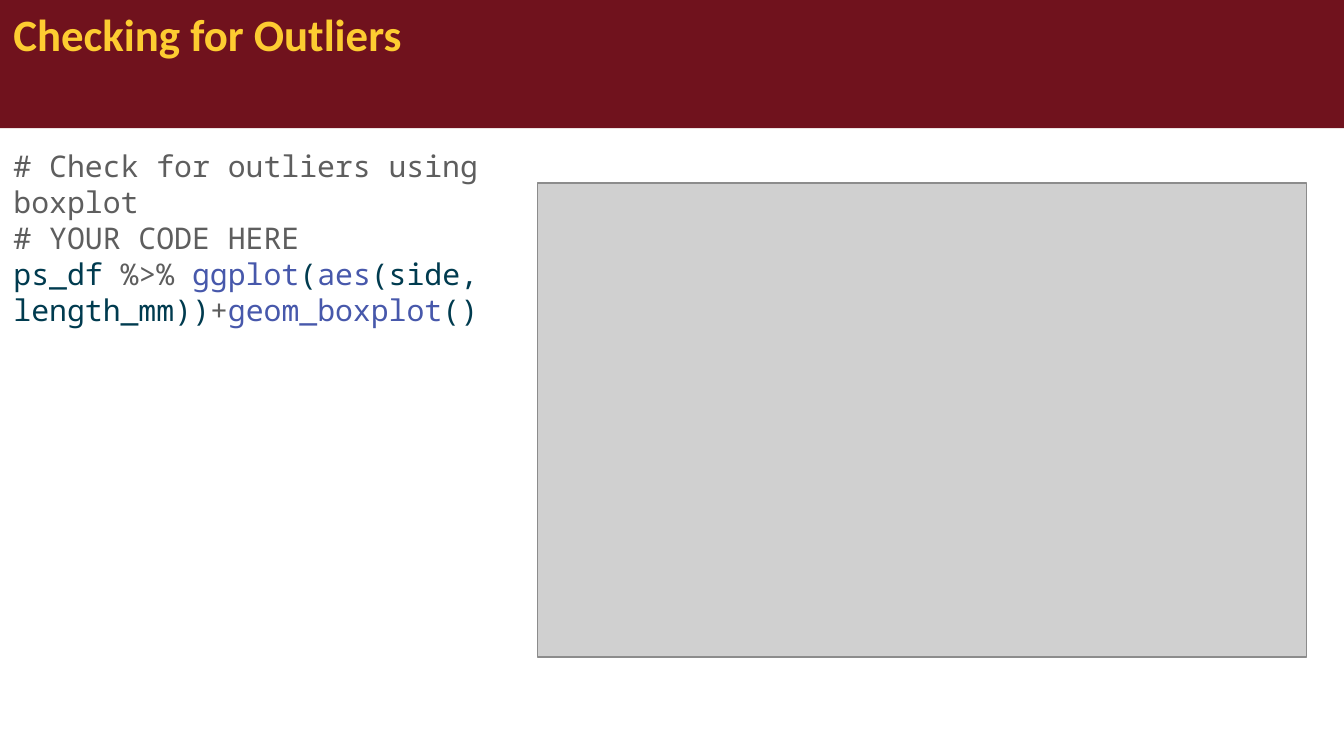
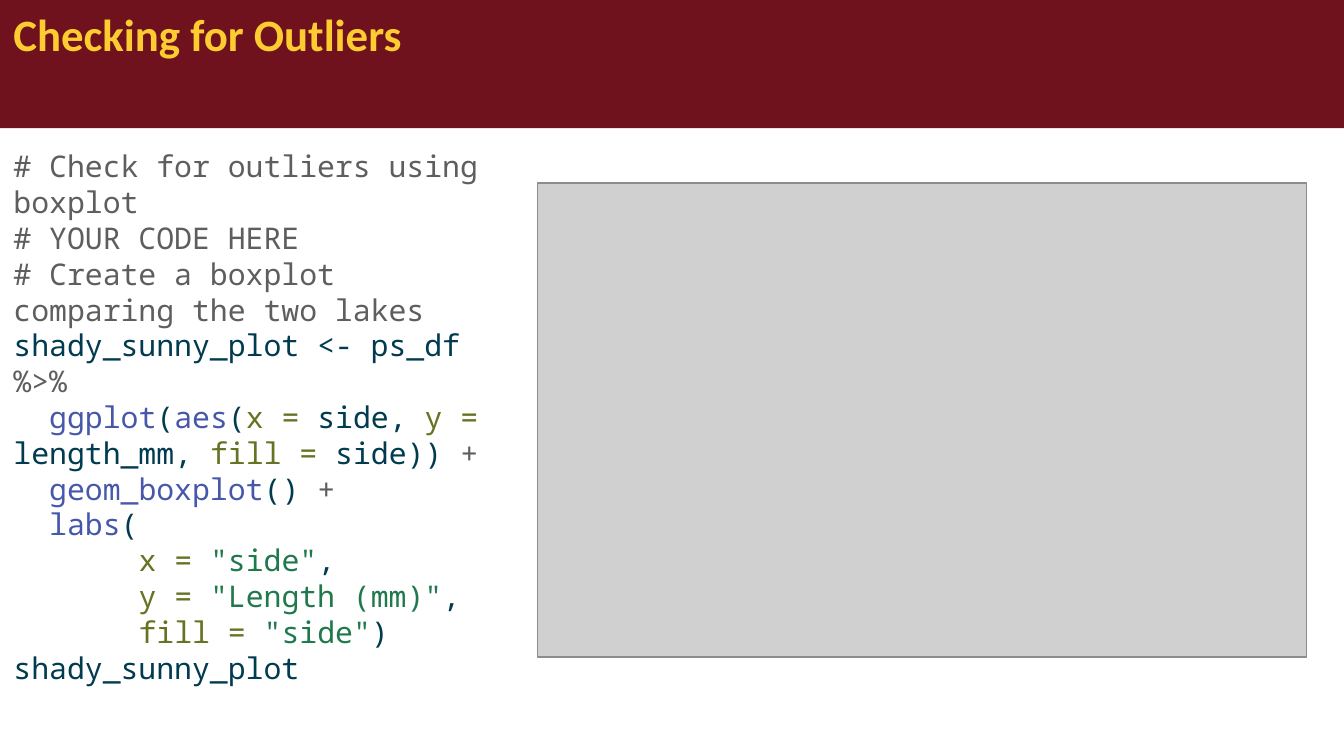
Before and after one commit to wlperry/umd_biostats, a slide deck: slide 14 of docs/ecostats_lectures/lecture_05/05_01_lecture_powerpoint.pptx (slide 15 before the commit). Drawn at 1344x756 pixels with LibreOffice and Linux fonts; fonts in the diff are those of the drawing; grey boxes stand for pictures. Boxes give left, top, right and bottom in pixels: in the first picture for what was removed or moved away, otherwise in the second. Text is boxed around its words. In the diff, an @@ line names an element or a change of style, - is before the commit and + after.

```diff
--- a/docs/ecostats_lectures/lecture_05/05_01_lecture_powerpoint.pptx
+++ b/docs/ecostats_lectures/lecture_05/05_01_lecture_powerpoint.pptx
@@ text at (13,154,478,648): text changed @@
-# Check for outliers using boxplot
-# YOUR CODE HERE
-ps_df %>% ggplot(aes(side, length_mm))+geom_boxplot()
+# Check for outliers using boxplot
+# YOUR CODE HERE
+# Create a boxplot comparing the two lakes
+shady_sunny_plot <- ps_df %>%
+ggplot(aes(x = side, y = length_mm, fill = side)) +
+geom_boxplot() +
+labs(
+x = "side",
+y = "Length (mm)",
+fill = "side")
+shady_sunny_plot
```
Also in this commit, not shown: 20 other slides changed, 1 slide removed, 22 other files.
